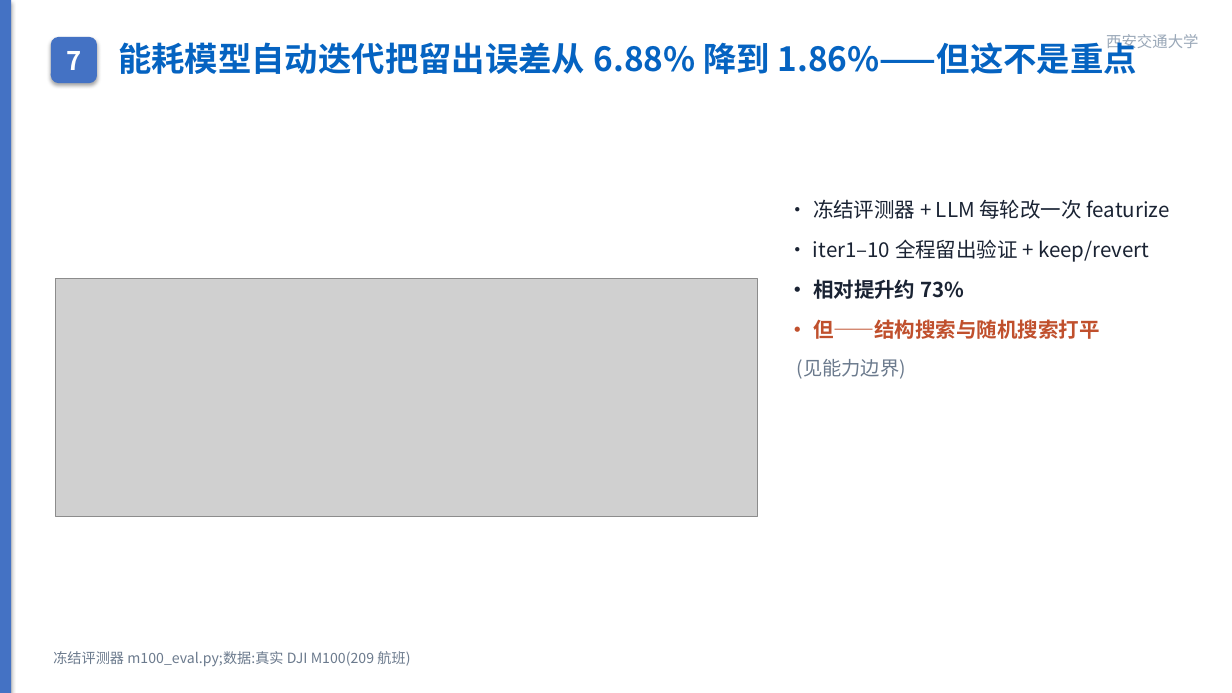
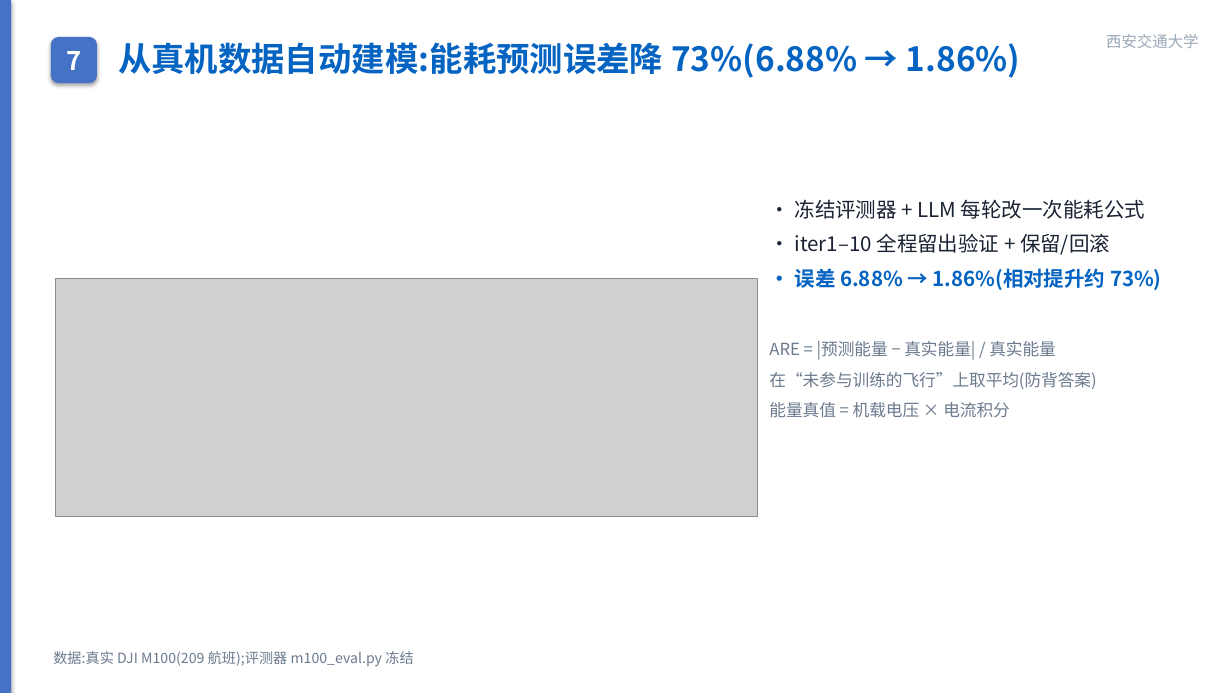
Before and after one commit to wbz0429/PathPlanningwithEnergy, a slide deck: slide 10 of autoresearch/energy_m100/experiments/midterm_defense.pptx. Drawn at 1232x693 pixels with LibreOffice and Linux fonts; fonts in the diff are those of the drawing; grey boxes stand for pictures. Boxes give left, top, right and bottom in pixels: in the first picture for what was removed or moved away, otherwise in the second. Text is boxed around its words. In the diff, an @@ line names an element or a change of style, - is before the commit and + after.

```diff
--- a/autoresearch/energy_m100/experiments/midterm_defense.pptx
+++ b/autoresearch/energy_m100/experiments/midterm_defense.pptx
@@ text at (118,42,1021,78): text changed @@
-能耗模型自动迭代把留出误差从 6.88% 降到 1.86%——但这不是重点
+从真机数据自动建模:能耗预测误差降 73%(6.88% → 1.86%)
@@ text at (769,199,1162,418): text changed; text colour #1A2333 to #6B7A8D @@
-· 冻结评测器 + LLM 每轮改一次 featurize
-· iter1–10 全程留出验证 + keep/revert
-· 相对提升约 73%
-· 但——结构搜索与随机搜索打平
-(见能力边界)
+· 冻结评测器 + LLM 每轮改一次能耗公式
+· iter1–10 全程留出验证 + 保留/回滚
+· 误差 6.88% → 1.86%(相对提升约 73%)
+ARE = |预测能量 − 真实能量| / 真实能量
+在“未参与训练的飞行”上取平均(防背答案)
+能量真值 = 机载电压 × 电流积分
@@ text at (53,651,413,666): text changed @@
-冻结评测器 m100_eval.py;数据:真实 DJI M100(209 航班)
+数据:真实 DJI M100(209 航班);评测器 m100_eval.py 冻结
```
Also in this commit, not shown: 3 other files.
